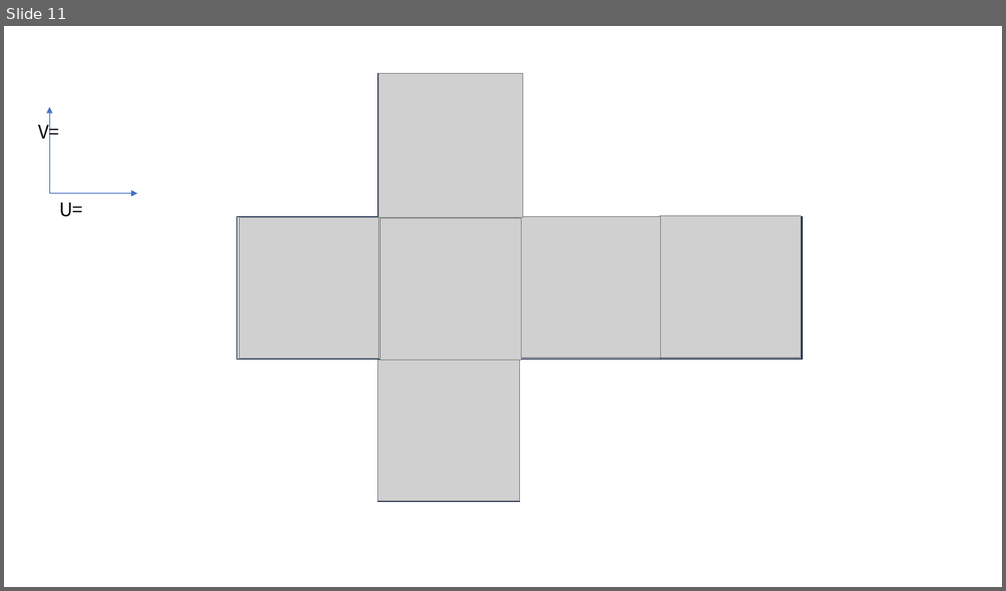
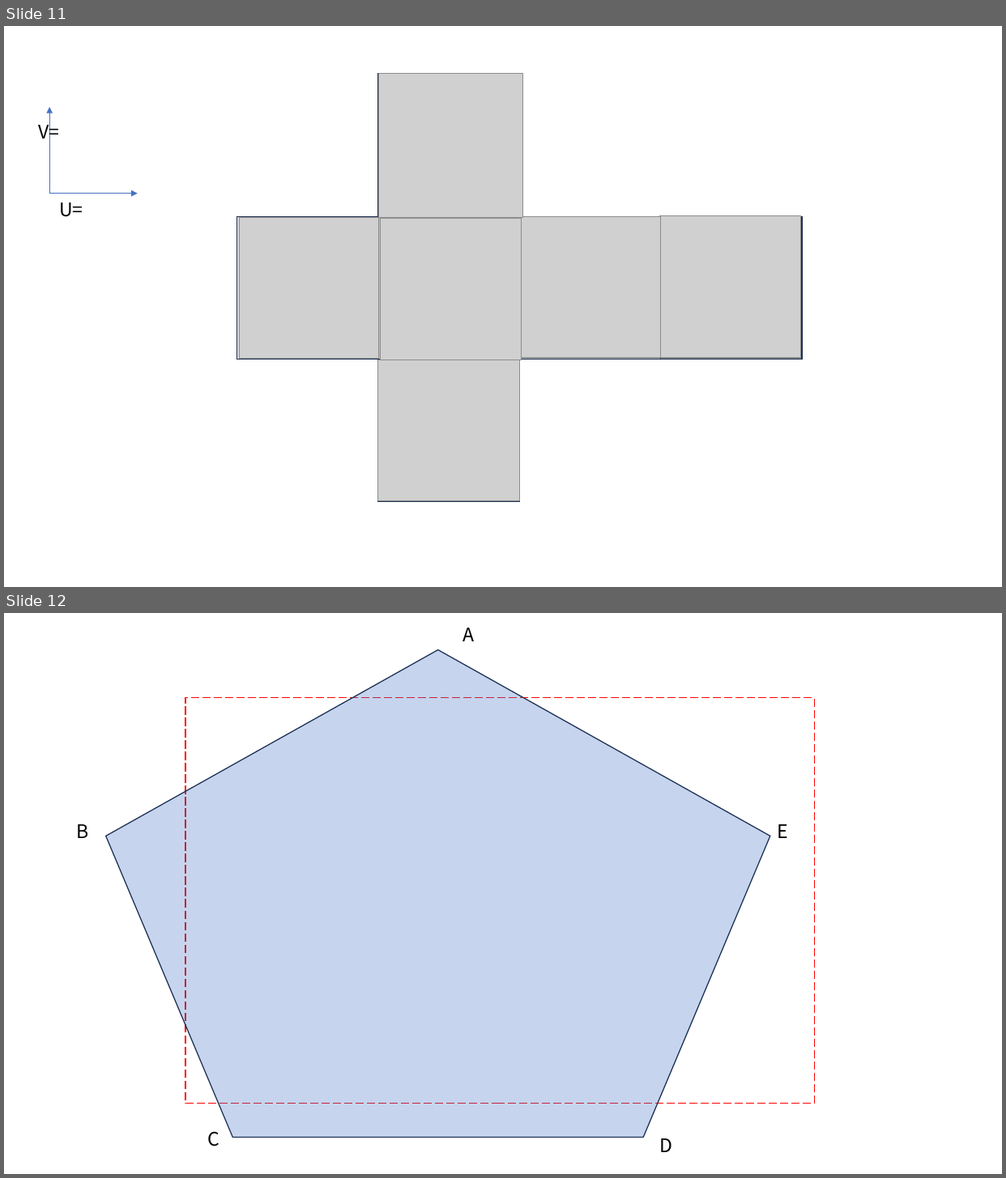
Before and after one commit to YYHHOrganization/PrepareForWorkNotes, a slide deck: 计算机图形学/图形学教程/Leson_9.pptx. Shown one above the other, each under a label of ours: slide 11 before the commit, slides 11 and 12 after it. The pictures are 1006x591 and 1006x1178 pixels, drawn with LibreOffice and Linux fonts; fonts in the diff are those of the drawing; grey boxes stand for pictures. Boxes give left, top, right and bottom in pixels: in the first picture for what was removed or moved away, otherwise in the second. Text is boxed around its words. In the diff, an @@ line names an element or a change of style, - is before the commit and + after.

```diff
--- a/计算机图形学/图形学教程/Leson_9.pptx
+++ b/计算机图形学/图形学教程/Leson_9.pptx
@@ slide 12 added at (4, 613, 1002, 1174), background #FFFFFF @@
@@ text added at (462, 628, 474, 641), 18 pt, text #000000 @@
+A
@@ pentagon added at (106, 649, 770, 1138), fill #4472C4 at 30% opacity, outline #1E3256 1 pt @@
@@ rectangle added at (185, 697, 814, 1103), fill #FFFFFF, outline #FF0000 1 pt dashed @@
@@ text added at (76, 824, 88, 838), 18 pt, text #000000 @@
+B
@@ text added at (778, 824, 789, 838), 18 pt, text #000000 @@
+E
@@ text added at (207, 1131, 219, 1147), 18 pt, text #000000 @@
+C
@@ text added at (659, 1139, 672, 1152), 18 pt, text #000000 @@
+D
```
Also in this commit, not shown: 1 other slide added, 16 other files.
